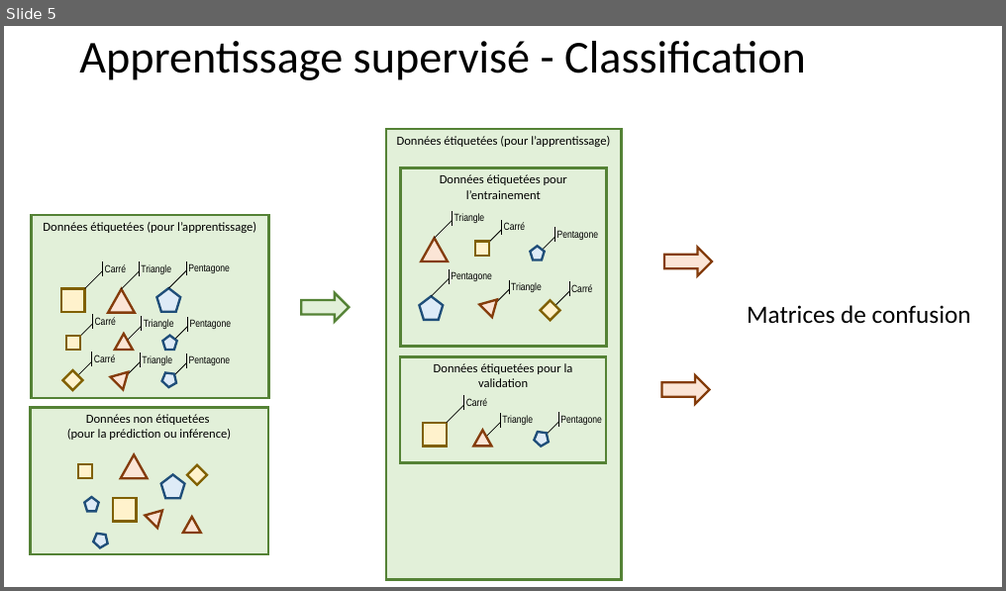
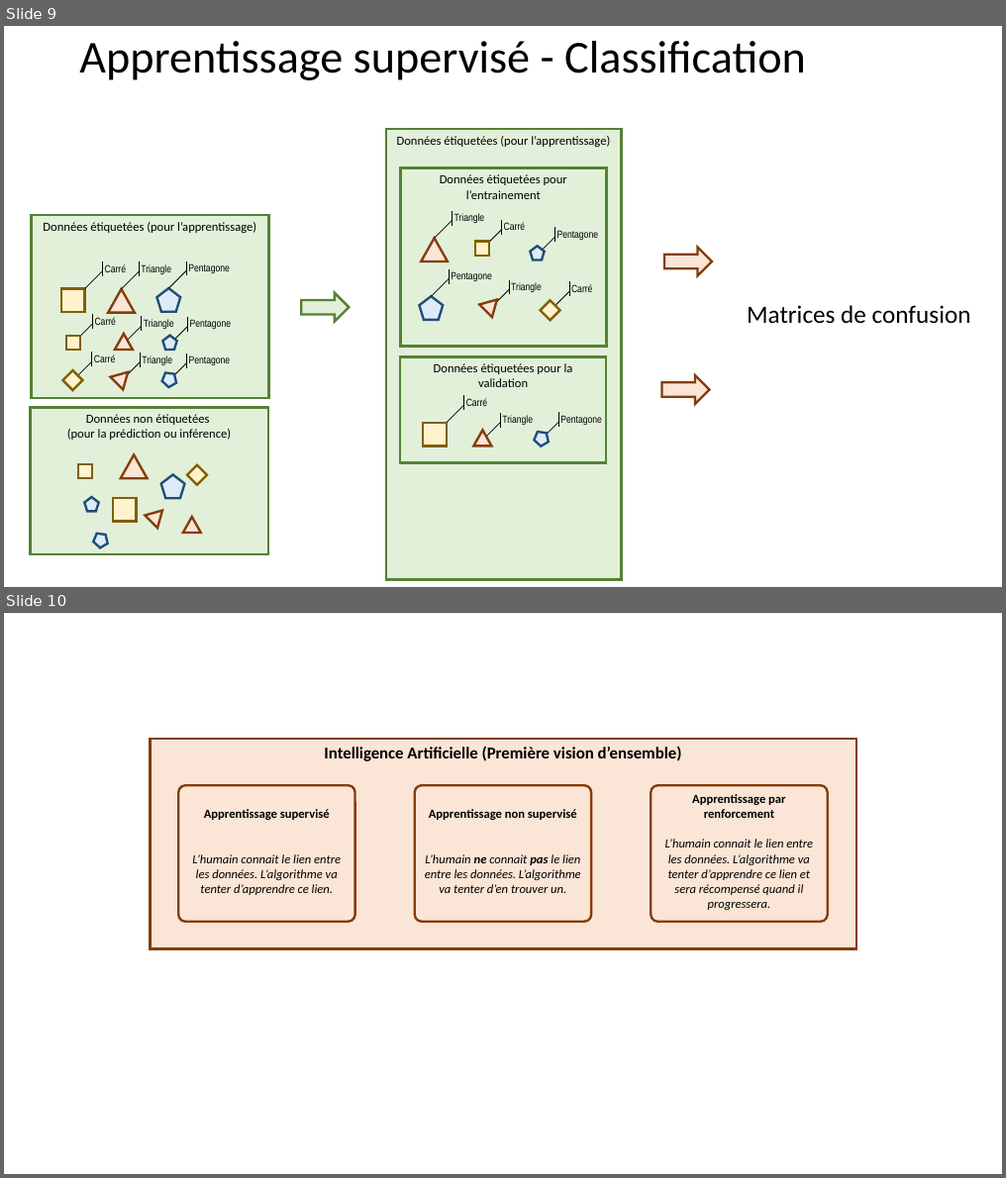
Before and after one commit to xpessoles/Informatique_Dev, a slide deck: Cy_00_IA/Chapitre_01_Introduction_IA/images/Figures.pptx. Shown one above the other, each under a label of ours: slide 5 before the commit, slides 9 and 10 after it. The pictures are 1006x591 and 1006x1178 pixels, drawn with LibreOffice and Linux fonts; fonts in the diff are those of the drawing. Boxes give left, top, right and bottom in pixels: in the first picture for what was removed or moved away, otherwise in the second. Text is boxed around its words. In the diff, an @@ line names an element or a change of style, - is before the commit and + after.

```diff
--- a/Cy_00_IA/Chapitre_01_Introduction_IA/images/Figures.pptx
+++ b/Cy_00_IA/Chapitre_01_Introduction_IA/images/Figures.pptx
@@ slide 10 added at [4,613,1002,1174], background #FFFFFF @@
@@ rectangle added at [150,739,856,950], fill #FBE5D6, outline #843C0B 2.25 pt, 16 pt, text #000000, bold @@
+Intelligence Artificielle (Première vision d’ensemble)
@@ rounded rectangle added at [178,785,355,922], fill #FBE5D6, outline #843C0B 2.25 pt, 12 pt, text #000000, italic @@
+Apprentissage supervisé
+L’humain connait le lien entre les données. L’algorithme va tenter d’apprendre ce lien.
@@ rounded rectangle added at [415,785,592,922], fill #FBE5D6, outline #843C0B 2.25 pt, 12 pt, text #000000, italic @@
+Apprentissage non supervisé
+L’humain ne connait pas le lien entre les données. L’algorithme va tenter d’en trouver un.
@@ rounded rectangle added at [650,785,828,922], fill #FBE5D6, outline #843C0B 2.25 pt, 12 pt, text #000000, italic @@
+Apprentissage par renforcement
+L’humain connait le lien entre les données. L’algorithme va tenter d’apprendre ce lien et sera récompensé quand il progressera.
@@ what was slide 5 is now slide 9 @@
```
Also in this commit, not shown: 4 other slides added, 17 other files.
